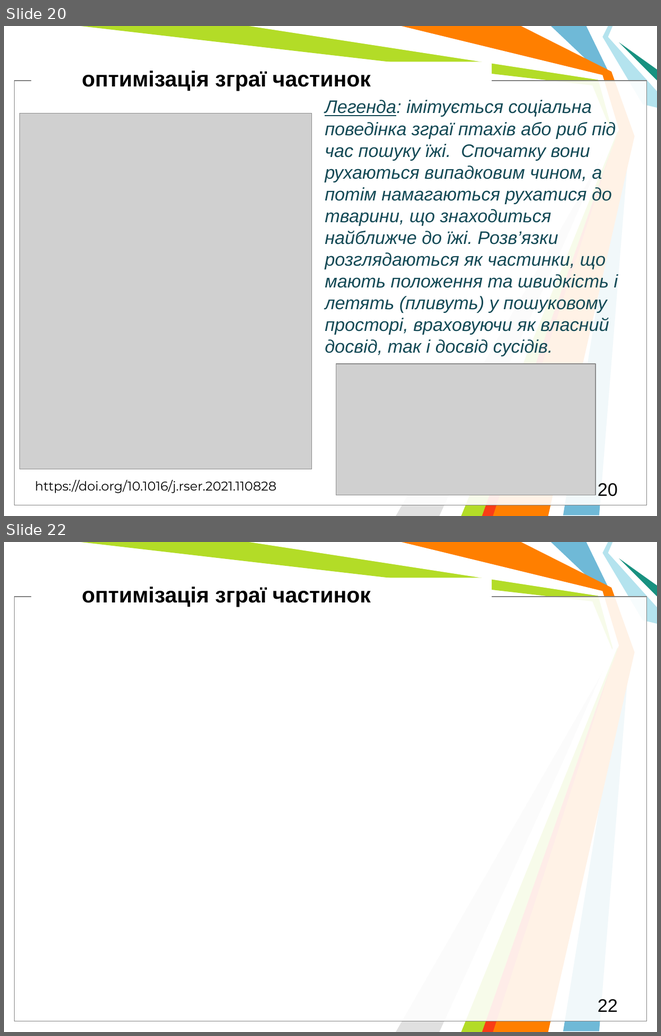
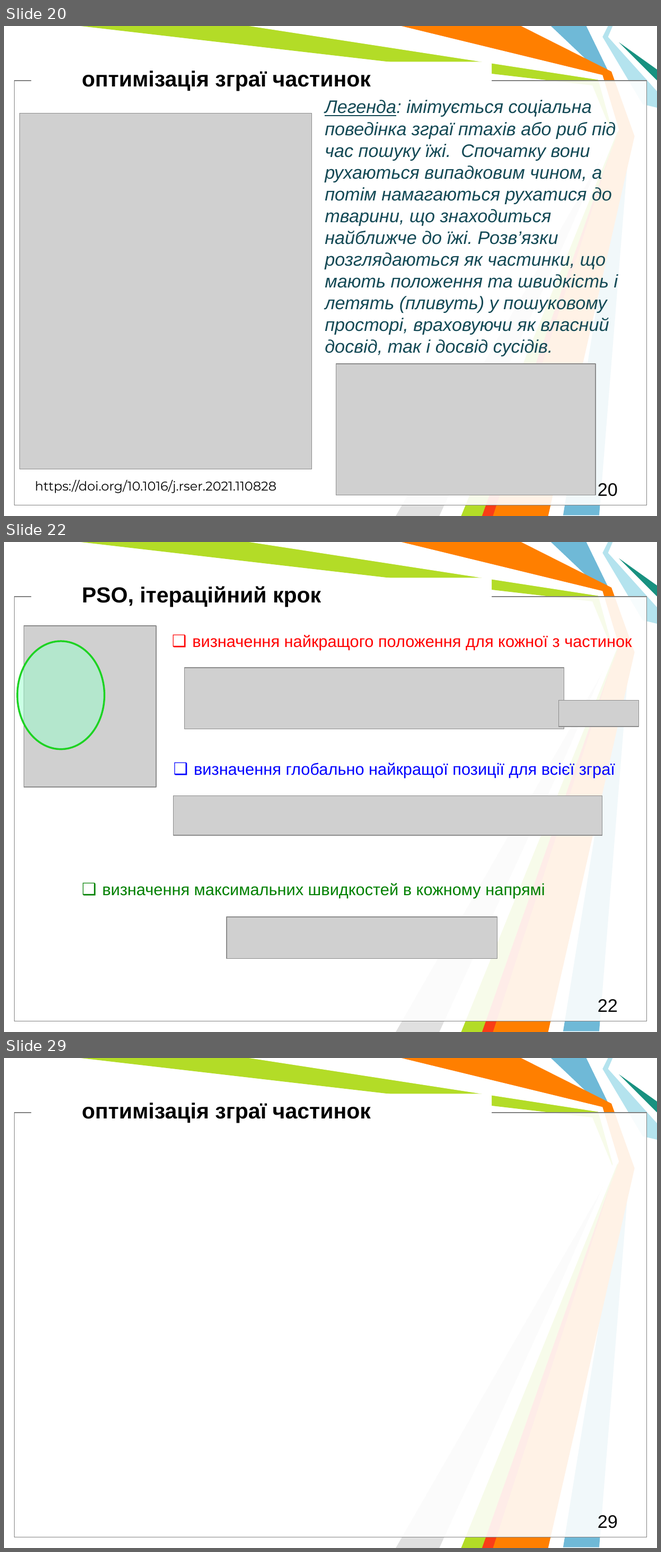
Before and after one commit to l432/NMK, a slide deck: Lecture/DAAD/DAAD_MetaH.pptm. Shown one above the other, each under a label of ours: slides 20 and 22 before the commit, slides 20, 22 and 29 after it; the slides between them are not shown. The pictures are 661x1036 and 661x1552 pixels, drawn with LibreOffice and Linux fonts; fonts in the diff are those of the drawing; grey boxes stand for pictures; background and template pictures are left out. Boxes give left, top, right and bottom in pixels: in the first picture for what was removed or moved away, otherwise in the second. Text is boxed around its words. In the diff, an @@ line names an element or a change of style, - is before the commit and + after.

```diff
--- a/Lecture/DAAD/DAAD_MetaH.pptm
+++ b/Lecture/DAAD/DAAD_MetaH.pptm
@@ slide 22 added at bbox=[4, 542, 657, 1032], background #FFFFFF; not listed: 11 template elements that a slide beside it also shows @@
@@ text added at bbox=[82, 586, 321, 607], 24 pt, text #000000, bold @@
+PSO, ітераційний крок
@@ picture added at bbox=[24, 626, 156, 787] @@
@@ text added at bbox=[192, 635, 632, 650], 18 pt, text #FF0000 @@
+❑ визначення найкращого положення для кожної з частинок
@@ ellipse added at bbox=[17, 641, 104, 749], fill #99FFCC at 50% opacity, outline #1DD322 2 pt @@
@@ picture added at bbox=[184, 668, 564, 729] @@
@@ picture added at bbox=[559, 700, 639, 726] @@
@@ text added at bbox=[194, 762, 615, 778], 18 pt, text #0000FF @@
+❑ визначення глобально найкращої позиції для всієї зграї
@@ picture added at bbox=[174, 796, 603, 835] @@
@@ text added at bbox=[102, 883, 545, 898], 18 pt, text #008000 @@
+❑ визначення максимальних швидкостей в кожному напрямі
@@ picture added at bbox=[227, 917, 497, 959] @@
@@ page number added at bbox=[598, 999, 618, 1012], 20 pt, text #000000 @@
+22
@@ what was slide 22 is now slide 29 @@
@@ page number at bbox=[598, 1515, 618, 1528]: text changed @@
-22
+29
```
Also in this commit, not shown: 7 other slides added, 1 slide removed, 2 other files.
